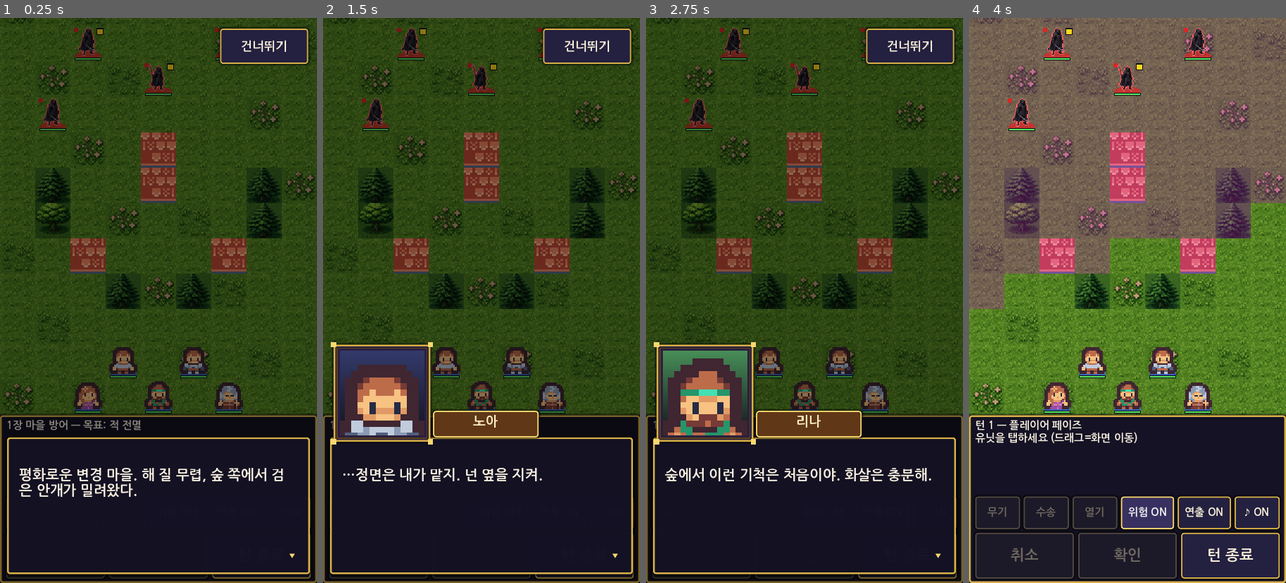
Above: before the commit, frames 1-4 (left to right).
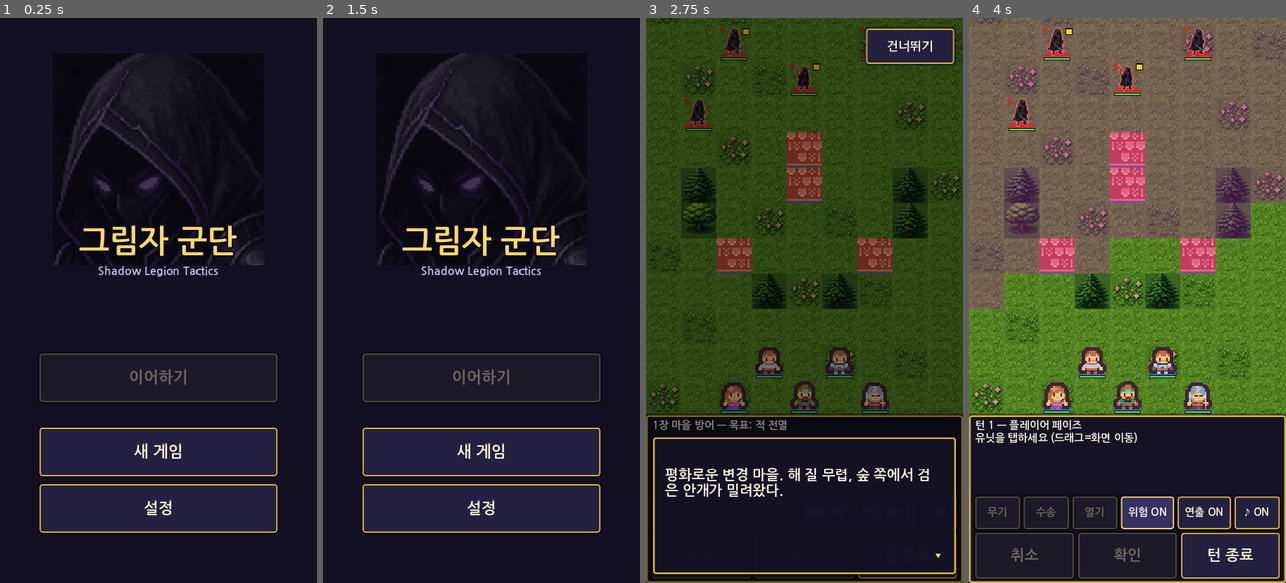
Above: after the commit, the same moments.

Repository: junsa80/srpg-prototype
Game: Godot game, scene res://scenes/title.tscn
Same seed, same stepped clock (60 frames per second), same inputs: the game is played once before the commit and once after it. Before the commit the project starts from res://scenes/battle.tscn.
Inputs (mouse positions are in pixels of both pictures, inside the frame that each line leads up to):
- Up to frame 1 (0.25 s): no input
- Up to frame 2 (1.5 s): click (481, 509) at 0.5 s, where only the run after the commit has a clickable "설정"; click (481, 492) at 1.25 s, where only the run after the commit has a clickable "← 돌아가기"
- Up to frame 3 (2.75 s): click (804, 453) at 2 s, where only the run after the commit has a clickable "새 게임"
- Up to frame 4 (4 s): click "건너뛰기" at 2.75 s; click "위험 OFF" at 3.5 s

The runs differ from the first frame. In frame 1, 84% of the frame differs, in the area x 0-100%, y 0-100%; in frame 2, 85%; in frame 3, 8.6%; in frame 4, nothing differs.

Commit message:
Title menu (continue/new/settings), Cael/Mira portraits, shadow archer/mage sprites

Diff:
--- a/project.godot
+++ b/project.godot
@@ -2,7 +2,7 @@
 
 [application]
 config/name="SRPG Prototype"
-run/main_scene="res://scenes/battle.tscn"
+run/main_scene="res://scenes/title.tscn"
 config/features=PackedStringArray("4.3")
 
 [autoload]
--- /dev/null
+++ b/scenes/title.tscn
@@ -0,0 +1,10 @@
+[gd_scene load_steps=2 format=3]
+
+[ext_resource type="Script" path="res://scripts/title.gd" id="1"]
+
+[node name="Title" type="Control"]
+layout_mode = 3
+anchors_preset = 15
+anchor_right = 1.0
+anchor_bottom = 1.0
+script = ExtResource("1")
--- /dev/null
+++ b/scripts/title.gd
@@ -0,0 +1,67 @@
+extends Control
+## Title / main menu: 이어하기, 새 게임, 설정 (음소거·전투 연출). Big touch buttons, ornate frames.
+var box: VBoxContainer
+
+func _ready() -> void:
+	if "--flowtest" in OS.get_cmdline_user_args() or "ch2" in _hash() or "combat" in _hash() or "base" in _hash() or "nodialog" in _hash():
+		get_tree().change_scene_to_file.call_deferred("res://scenes/battle.tscn"); return
+	set_anchors_and_offsets_preset(Control.PRESET_FULL_RECT)
+	var bg = ColorRect.new(); add_child(bg); bg.set_anchors_and_offsets_preset(Control.PRESET_FULL_RECT); bg.color = Color8(20, 16, 36)
+	var art = TextureRect.new(); add_child(art); art.texture = load("res://assets/portraits/그림자 지휘관.png")
+	art.set_anchors_and_offsets_preset(Control.PRESET_TOP_WIDE); art.offset_top = 80; art.offset_bottom = 560
+	art.expand_mode = TextureRect.EXPAND_IGNORE_SIZE; art.stretch_mode = TextureRect.STRETCH_KEEP_ASPECT_CENTERED; art.modulate = Color(1, 1, 1, 0.55)
+	var t = ItemMenus.label("그림자 군단", 72, Color8(248, 216, 112)); t.autowrap_mode = TextServer.AUTOWRAP_OFF
+	t.add_theme_color_override("font_outline_color", Color8(16, 8, 24)); t.add_theme_constant_override("outline_size", 14)
+	t.horizontal_alignment = HORIZONTAL_ALIGNMENT_CENTER; add_child(t); t.set_anchors_and_offsets_preset(Control.PRESET_TOP_WIDE); t.offset_top = 470; t.offset_bottom = 560
+	var sub = ItemMenus.label("Shadow Legion Tactics", 26, Color8(200, 190, 230)); sub.horizontal_alignment = HORIZONTAL_ALIGNMENT_CENTER
+	add_child(sub); sub.set_anchors_and_offsets_preset(Control.PRESET_TOP_WIDE); sub.offset_top = 560; sub.offset_bottom = 600
+	box = VBoxContainer.new(); add_child(box); box.set_anchors_and_offsets_preset(Control.PRESET_BOTTOM_WIDE)
+	box.offset_left = 90; box.offset_right = -90; box.offset_top = -520; box.offset_bottom = -80; box.add_theme_constant_override("separation", 18)
+	_main()
+	Sfx.start_bgm()
+
+func _hash() -> String:
+	return str(JavaScriptBridge.eval("location.hash", true)) if OS.has_feature("web") else ""
+
+func _clear() -> void:
+	for c in box.get_children(): c.queue_free()
+
+func _has_save() -> bool: return FileAccess.file_exists(Campaign.PATH) and (Campaign.cleared.size() > 0 or Campaign.roster.size() > 0)
+
+func _main() -> void:
+	_clear()
+	var cont = ItemMenus.big("이어하기", 110, 36); cont.disabled = not _has_save(); cont.pressed.connect(_continue); box.add_child(cont)
+	var info = ItemMenus.label(("  다음: %s · %dG" % [ChapterData.CHAPTERS.get(Campaign.chapter, {}).get("title", ""), Campaign.gold]) if _has_save() else "", 22, Color8(200, 190, 230))
+	box.add_child(info)
+	var ng = ItemMenus.big("새 게임", 110, 36); ng.pressed.connect(_new_game_confirm); box.add_child(ng)
+	var st = ItemMenus.big("설정", 110, 36); st.pressed.connect(_settings); box.add_child(st)
+
+func _continue() -> void:
+	Sfx.play("select")
+	if Campaign.cleared.size() > 0:
+		get_tree().change_scene_to_file("res://scenes/base.tscn")
+	else:
+		get_tree().change_scene_to_file("res://scenes/battle.tscn")
+
+func _new_game_confirm() -> void:
+	Sfx.play("select")
+	if not _has_save(): _new_game(); return
+	_clear()
+	box.add_child(ItemMenus.label("저장된 진행을 지우고 새로 시작할까요?", 30))
+	var y = ItemMenus.big("예, 새로 시작", 110, 34); y.pressed.connect(_new_game); box.add_child(y)
+	var n = ItemMenus.big("아니요", 110, 34); n.pressed.connect(_main); box.add_child(n)
+
+func _new_game() -> void:
+	Campaign.reset(); get_tree().change_scene_to_file("res://scenes/battle.tscn")
+
+func _settings() -> void:
+	Sfx.play("select"); _clear()
+	var m = ItemMenus.big("음악·효과음: " + ("끔" if Sfx.muted else "켬"), 110, 34)
+	m.pressed.connect(func(): Sfx.toggle_mute(); _settings()); box.add_child(m)
+	var anim = not FileAccess.file_exists("user://anim_off")
+	var a = ItemMenus.big("전투 연출: " + ("켬" if anim else "끔"), 110, 34)
+	a.pressed.connect(func():
+		if anim: FileAccess.open("user://anim_off", FileAccess.WRITE).store_string("1")
+		else: DirAccess.remove_absolute("user://anim_off")
+		_settings()); box.add_child(a)
+	var b = ItemMenus.big("← 돌아가기", 110, 34); b.pressed.connect(_main); box.add_child(b)
Binary file changed: assets/portraits/미라.png
Binary file changed: assets/portraits/카엘.png
Binary file changed: assets/units/그림자 궁병.png
Binary file changed: assets/units/그림자 술사.png
Binary file added: assets/user_art/cael_portrait.jpg
Binary file added: assets/user_art/mira_portrait.jpg
Binary file added: assets/user_art/shadow_archer_sprites.jpg
Binary file added: assets/user_art/shadow_mage_sprites.jpg
Not shown, changed: ASSETS.md
Not shown, added: build/shot_newgame_web.png
Not shown, added: build/shot_title.png
Not shown, added: build/shot_title_web.png
(and 4 more such lines)
